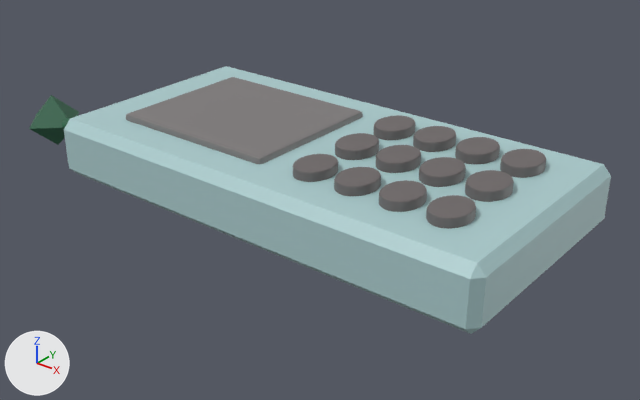
An edit to the FBX model tidyingup/Assets/FBX Models/CellPhone.fbx, drawn before and after from the same camera.
Camera for both pictures: a 50 mm camera at (0.0804, -0.1007, 0.062) aimed at (-0.0011, 0.0012, -0.0012). Every picture has the same lights, and +X, +Y and +Z are marked at lower left. Where no turn or scale is listed for an object, it has been applied to the vertices.

Before the edit, the objects in view are built like this:
```python
ob_number0 = bpy.data.objects.new('Number0', me_mesh_011)
ob_number0.location = (0.0296, 0.0, 0.0083)
ob_number1 = bpy.data.objects.new('Number1', me_mesh_001)
ob_number1.location = (0.0071, -0.01, 0.0083)
ob_number2 = bpy.data.objects.new('Number2', me_mesh_002)
ob_number2.location = (0.0071, 0.0, 0.0083)
ob_number4 = bpy.data.objects.new('Number4', me_mesh_004)
ob_number4.location = (0.0146, -0.01, 0.0083)
ob_number7 = bpy.data.objects.new('Number7', me_mesh_007)
ob_number7.location = (0.0221, -0.01, 0.0083)
ob_number8 = bpy.data.objects.new('Number8', me_mesh_008)
ob_number8.location = (0.0221, 0.0, 0.0083)
ob_phonebody = bpy.data.objects.new('phoneBody', me_mesh_014)
ob_phonebody.location = (0.0, 0.0, 0.005)
ob_poundsign = bpy.data.objects.new('PoundSign', me_mesh_012)
ob_poundsign.location = (0.0296, 0.01, 0.0083)
ob_starsign = bpy.data.objects.new('StarSign', me_mesh_010)
ob_starsign.location = (0.0296, -0.01, 0.0083)
# also in view: 'CellPhoneScreen' at (-0.0159, -0.0002, 0.0074); 'Number3' at (0.0071, 0.01, 0.0083); 'Number9' at (0.0221, 0.01, 0.0083); 'Number5' at (0.0146, 0.0, 0.0083); 'CellPhoneAntenna' at (-0.0464, -0.0136, 0.0054)
```
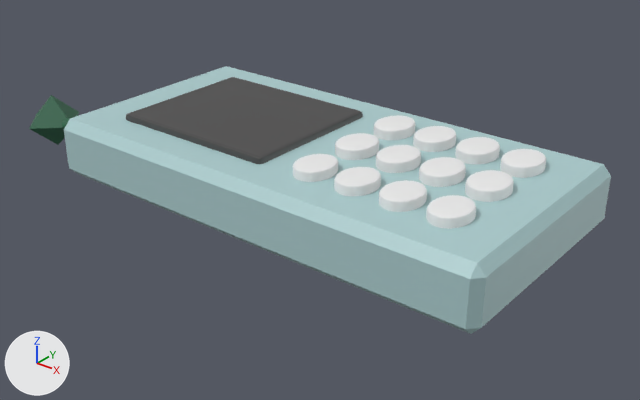
Changed parts and their boxes [x1, y1, x2, y2] in the pictures (640 x 400 px):
'CellPhoneScreen', recoloured
    both: [126, 77, 363, 164]
'StarSign', recoloured, surface changed (grey to white)
    both: [426, 195, 476, 229]
'Number0', recoloured, surface changed (grey to white)
    both: [465, 170, 514, 202]
'Number7', recoloured, surface changed (grey to white)
    both: [379, 180, 427, 212]
'Number8', recoloured, surface changed (grey to white)
    both: [419, 157, 466, 187]
'Number4', recoloured, surface changed (grey to white)
    both: [334, 167, 381, 196]
'PoundSign', recoloured, surface changed (grey to white)
    both: [500, 149, 546, 178]
'Number5', recoloured, surface changed (grey to white)
    both: [376, 145, 421, 173]
'Number1', recoloured, surface changed (grey to white)
    both: [293, 154, 338, 182]
'Number9', recoloured, surface changed (grey to white)
    both: [455, 137, 500, 164]
'Number2', recoloured, surface changed (grey to white)
    both: [335, 133, 379, 160]
'Number6', recoloured, surface changed (grey to white)
    both: [413, 126, 456, 152]
'Number3', recoloured, surface changed (grey to white)
    both: [374, 115, 416, 140]

What the commit changed:
Material 'buttonMat' (mat_buttonmat) changes colour from dark grey #6d6767 to white #e9e9e9; in linear values from (0.154, 0.136, 0.136) to (0.814, 0.814, 0.814).
In material 'buttonMat' (mat_buttonmat), emission_color is now set to (0.0325, 0.0325, 0.0325), black #333333.
In material 'buttonMat' (mat_buttonmat), emission_strength is now set to 1.0.
Material 'ScreenMat' (mat_screenmat) changes colour from grey #7e7a7a to dark grey #4a4949; in linear values from (0.207, 0.195, 0.195) to (0.0684, 0.067, 0.067).
